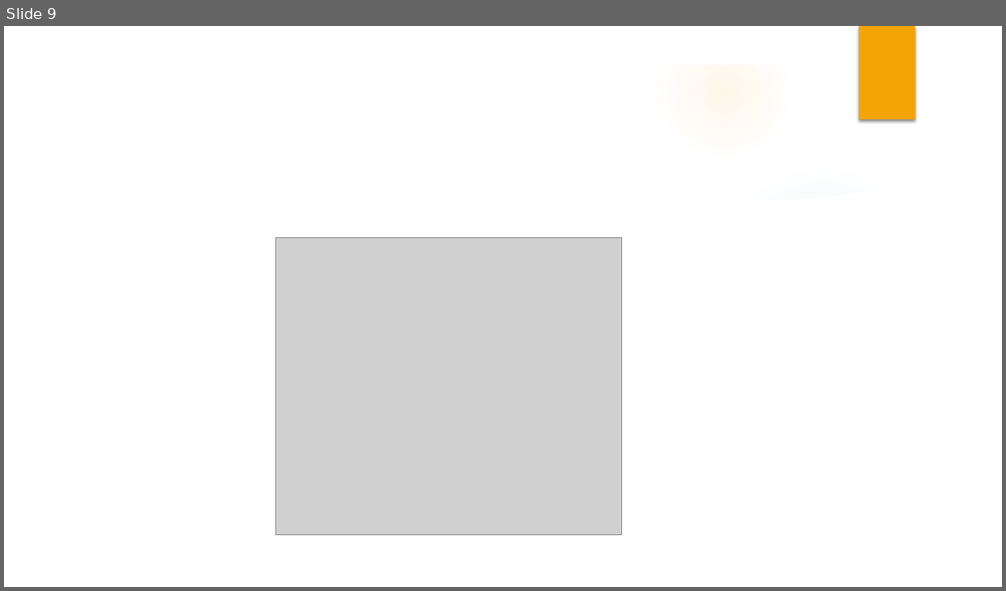
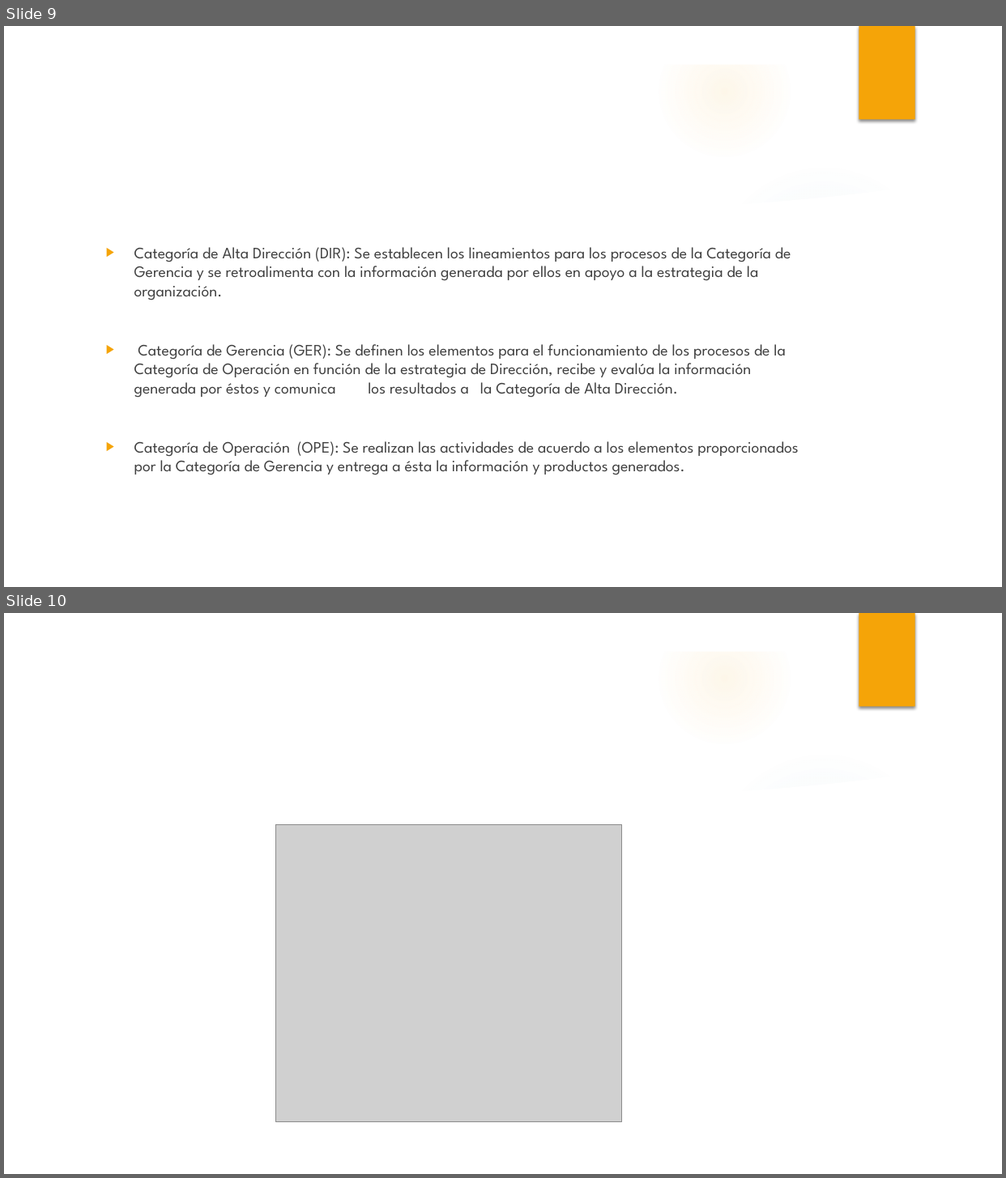
Before and after one commit to JulianAguilar/Equipo6AdminProy, a slide deck: Clase/Exposiciones/MoProSoft.pptx. Shown one above the other, each under a label of ours: slide 9 before the commit, slides 9 and 10 after it. The pictures are 1006x591 and 1006x1178 pixels, drawn with LibreOffice and Linux fonts; fonts in the diff are those of the drawing; grey boxes stand for pictures; background and template pictures are left out. Boxes give left, top, right and bottom in pixels: in the first picture for what was removed or moved away, otherwise in the second. Text is boxed around its words. In the diff, an @@ line names an element or a change of style, - is before the commit and + after.

```diff
--- a/Clase/Exposiciones/MoProSoft.pptx
+++ b/Clase/Exposiciones/MoProSoft.pptx
@@ slide 9 added at (4, 26, 1002, 587), background picture (left out); not listed: 10 template elements that a slide beside it also shows @@
@@ text added at (134, 247, 798, 476), 15.3 pt, text #404040 @@
+▶ Categoría de Alta Dirección (DIR): Se establecen los lineamientos para los procesos de la Categoría de Gerencia y se retroalimenta con la información generada por ellos en apoyo a la estrategia de la organización.
+▶ Categoría de Gerencia (GER): Se definen los elementos para el funcionamiento de los procesos de la Categoría de Operación en función de la estrategia de Dirección, recibe y evalúa la información generada por éstos y comunica los resultados a la Categoría de Alta Dirección.
+▶ Categoría de Operación (OPE): Se realizan las actividades de acuerdo a los elementos proporcionados por la Categoría de Gerencia y entrega a ésta la información y productos generados.
@@ what was slide 9 is now slide 10 @@
```
Also in this commit, not shown: 1 other slide added.
